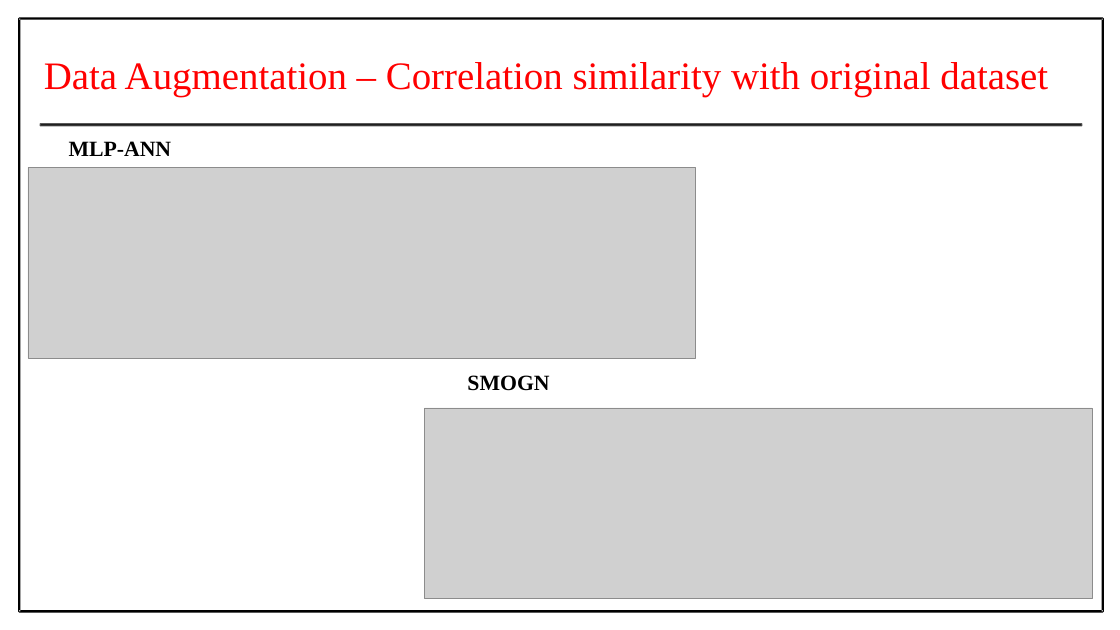
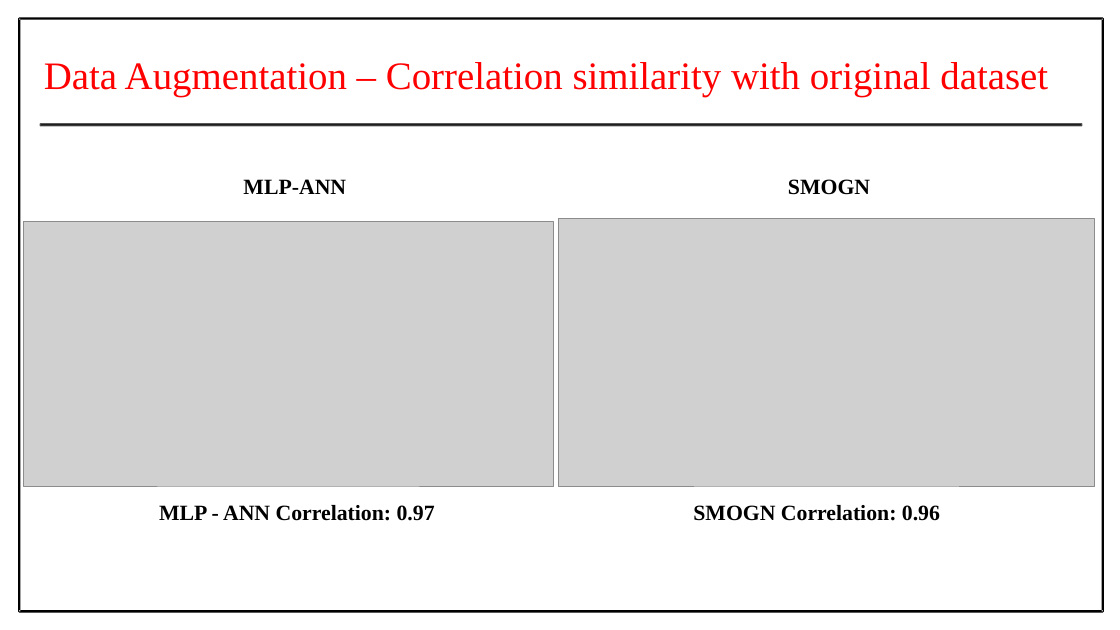
Before and after one commit to Prithiv-vijai/5g_MEC, a slide deck: slide 18 of Batch_4 IT-G2 review 1.pptx. Drawn at 1120x630 pixels with LibreOffice and Linux fonts; fonts in the diff are those of the drawing; grey boxes stand for pictures. Boxes give left, top, right and bottom in pixels: in the first picture for what was removed or moved away, otherwise in the second. Text is boxed around its words. In the diff, an @@ line names an element or a change of style, - is before the commit and + after.

```diff
--- a/Batch_4 IT-G2 review 1.pptx
+++ b/Batch_4 IT-G2 review 1.pptx
@@ picture removed at (x1=28, y1=167, x2=696, y2=358) @@
@@ text "MLP-ANN" moved from (x1=69, y1=141, x2=172, y2=156) to (x1=243, y1=179, x2=346, y2=194) @@
@@ text "SMOGN" moved from (x1=467, y1=375, x2=549, y2=391) to (x1=788, y1=179, x2=870, y2=195) @@
@@ picture added at (x1=24, y1=222, x2=553, y2=486) @@
@@ picture added at (x1=558, y1=218, x2=1094, y2=486) @@
@@ picture removed at (x1=424, y1=408, x2=1092, y2=598) @@
@@ text added at (x1=159, y1=505, x2=435, y2=521), 28 pt, text #000000, bold @@
+MLP - ANN Correlation: 0.97
@@ text added at (x1=693, y1=505, x2=940, y2=521), 28 pt, text #000000, bold @@
+SMOGN Correlation: 0.96
```
Also in this commit, not shown: 23 other slides changed, 9 slides added, 3 slides removed, 1 other file.
